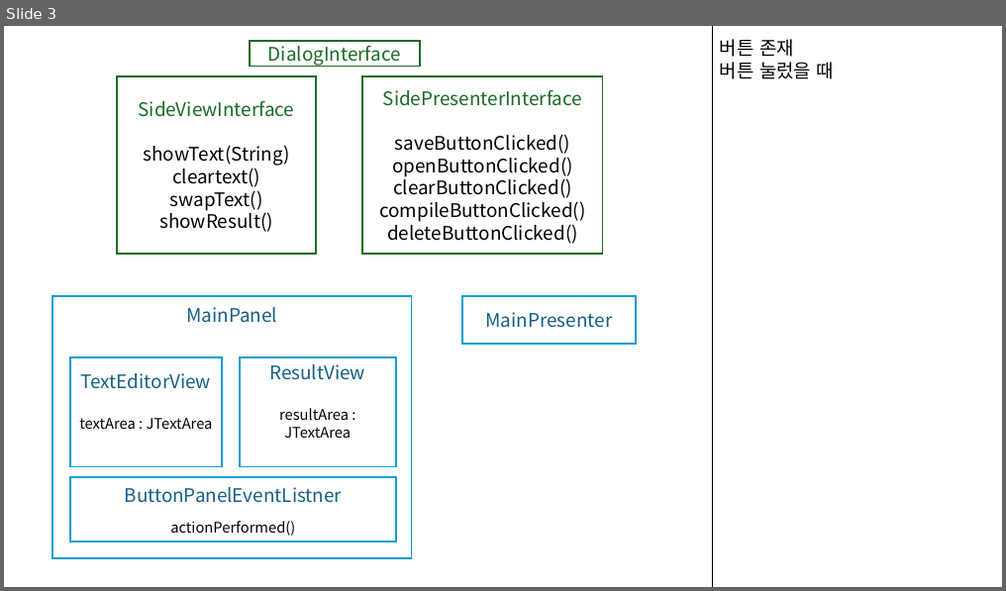
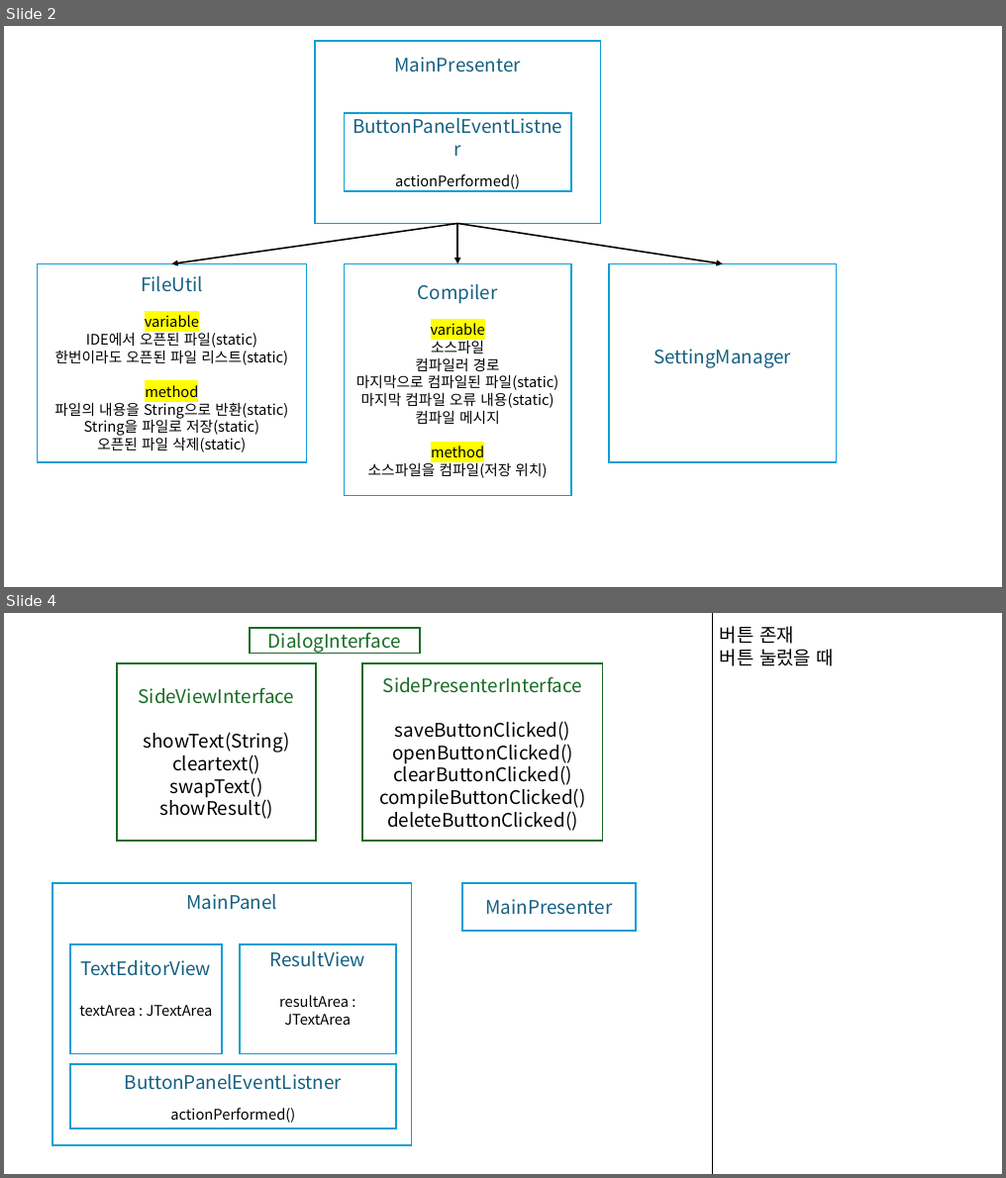
Before and after one commit to dasfaf4464/File, a slide deck: blueprint/프레젠테이션1.pptx. Shown one above the other, each under a label of ours: slide 3 before the commit, slides 2 and 4 after it; the slides between them are not shown. The pictures are 1006x591 and 1006x1178 pixels, drawn with LibreOffice and Linux fonts; fonts in the diff are those of the drawing. Boxes give left, top, right and bottom in pixels: in the first picture for what was removed or moved away, otherwise in the second. Text is boxed around its words. In the diff, an @@ line names an element or a change of style, - is before the commit and + after.

```diff
--- a/blueprint/프레젠테이션1.pptx
+++ b/blueprint/프레젠테이션1.pptx
@@ slide 2 added at (4,26,1002,587), background #FFFFFF @@
@@ rectangle added at (315,40,601,223), fill #FFFFFF, outline #0F9ED5 1.5 pt, 18 pt, text #156082 @@
+MainPresenter
@@ rectangle added at (344,113,571,191), fill #FFFFFF, outline #0F9ED5 1.5 pt, 18 pt, text #156082 @@
+ButtonPanelEventListner
+actionPerformed()
@@ arrow added from (457, 224) to (171, 264), #000000 1.5 pt @@
@@ arrow added from (457, 224) to (457, 264), #000000 1.5 pt @@
@@ arrow added from (457, 224) to (723, 264), #000000 1.5 pt @@
@@ rectangle added at (37,264,307,463), fill #FFFFFF, outline #0F9ED5 1.5 pt, 14 pt, text #000000 @@
+FileUtil
+variable
+IDE에서 오픈된 파일(static)
+한번이라도 오픈된 파일 리스트(static)
+method
+파일의 내용을 String으로 반환(static)
+String을 파일로 저장(static)
+오픈된 파일 삭제(static)
@@ rectangle added at (344,264,571,496), fill #FFFFFF, outline #0F9ED5 1.5 pt, 14 pt, text #000000 @@
+Compiler
+variable
+소스파일
+컴파일러 경로
+마지막으로 컴파일된 파일(static)
+마지막 컴파일 오류 내용(static)
+컴파일 메시지
+method
+소스파일을 컴파일(저장 위치)
@@ rectangle added at (609,264,837,463), fill #FFFFFF, outline #0F9ED5 1.5 pt, 18 pt, text #156082 @@
+SettingManager
@@ what was slide 3 is now slide 4 @@
```
Also in this commit, not shown: 1 slide changed, 1 other slide added, 1 slide removed, 5 other files.
